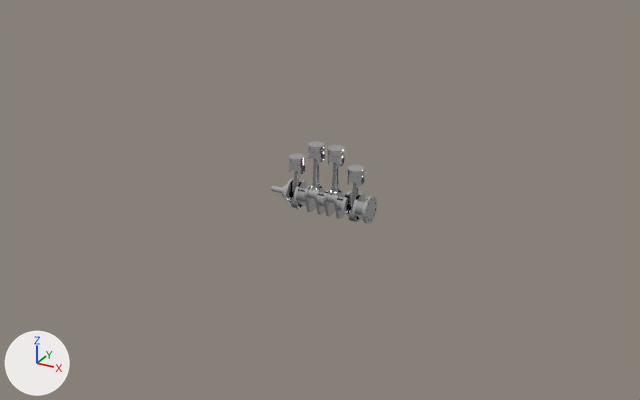
One commit to the Blender file blender/engine.blend: the scene before it, then after it.
Before and after are seen from a camera (50 mm lens) standing at (2046.0, -3741.0, 1947.0) and looking at (71.0, -148.0, 151.0). Every picture has the same lights, and +X, +Y and +Z are marked at lower left.

Names of what the first picture shows: 'crankshaft'.
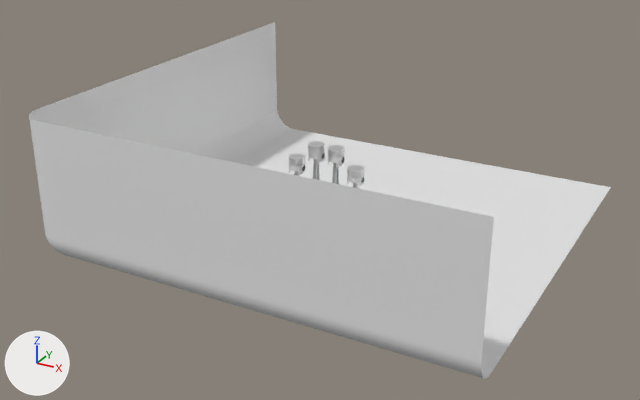
Pixel boxes (x1, y1, x2, y2) of what changed, in the pictures (640 x 400 px):
'Plane', added
    after: (29, 22, 611, 379)
'crankshaft', surface changed
    both: (271, 178, 377, 224)

What the commit changed:
In material 'crankshaft' (mat_crankshaft), roughness goes from 0.0 to 0.5.
Mesh me_plane is new.
It has 397 vertices, 363 faces and spans x -1100.0..1100.0, y -1100.0..1100.0, z 0.0..705.0.
Object 'Plane' (ob_plane) is new; it shows me_plane.
Its location is (157.0, 0.0, 0.0).
